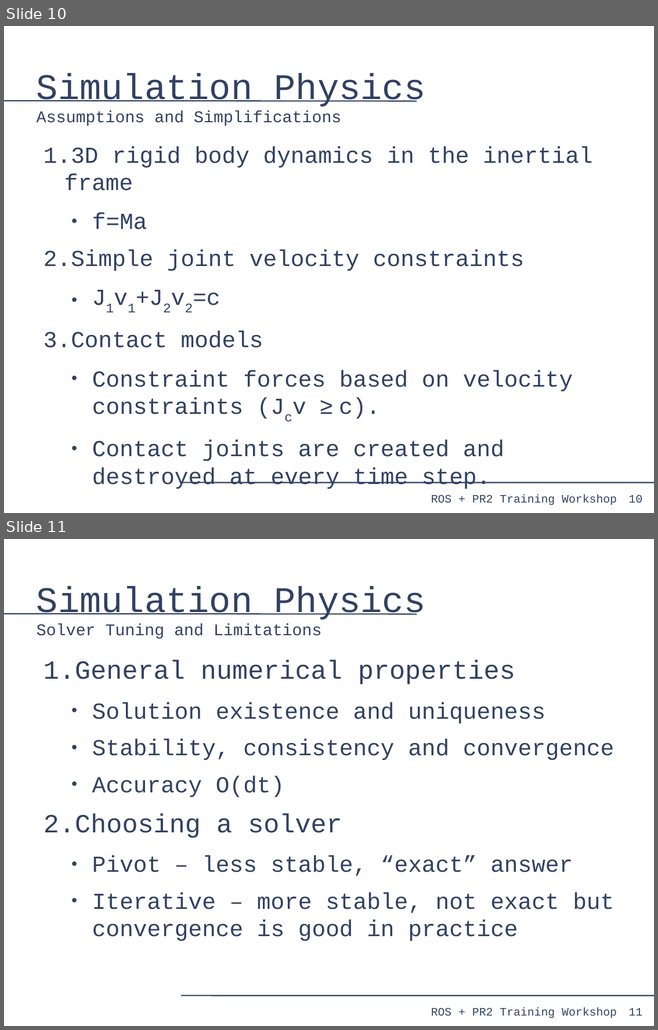
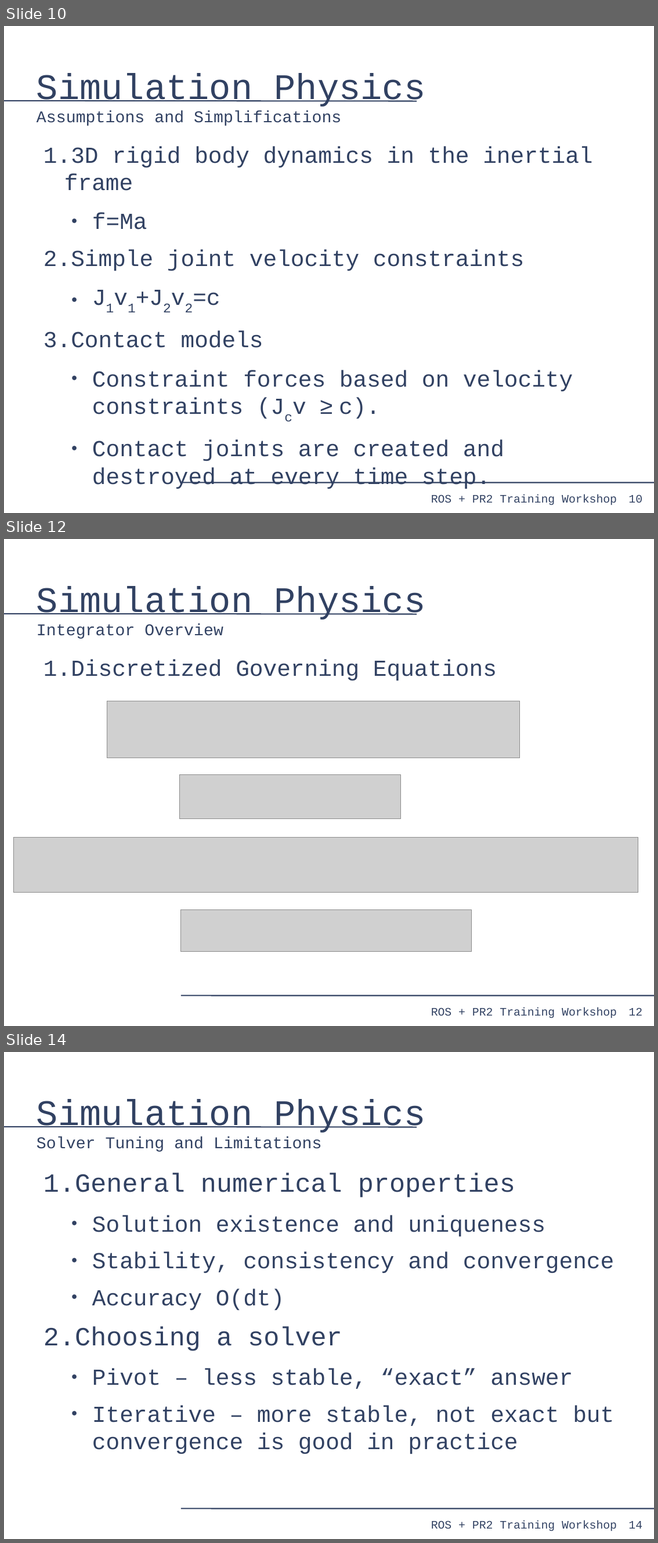
Before and after one commit to PR2/pr2_docs, a slide deck: pr2_training_workshop/simulation/simulation_training_workshop.odp. Shown one above the other, each under a label of ours: slides 10 and 11 before the commit, slides 10, 12 and 14 after it; the slides between them are not shown. The pictures are 658x1030 and 658x1543 pixels, drawn with LibreOffice and Linux fonts; fonts in the diff are those of the drawing; grey boxes stand for pictures. Boxes give left, top, right and bottom in pixels: in the first picture for what was removed or moved away, otherwise in the second. Text is boxed around its words. In the diff, an @@ line names an element or a change of style, - is before the commit and + after.

```diff
--- a/pr2_training_workshop/simulation/simulation_training_workshop.odp
+++ b/pr2_training_workshop/simulation/simulation_training_workshop.odp
@@ slide 12 added at [4,539,654,1026], background #FFFFFF; not listed: 4 template elements that a slide beside it also shows @@
@@ title added at [36,587,426,639], 20 pt, text #314162 @@
+Simulation Physics
+Integrator Overview
@@ text added at [43,659,496,681], 28 pt, text #314162 @@
+1. Discretized Governing Equations
@@ picture added at [107,701,520,758] @@
@@ picture added at [179,775,400,819] @@
@@ picture added at [13,838,638,893] @@
@@ picture added at [181,910,471,951] @@
@@ what was slide 11 is now slide 14 @@
@@ page number at [628,1521,642,1529]: text changed @@
-11
+14
```
Also in this commit, not shown: 3 other slides added, 2 slides removed.
